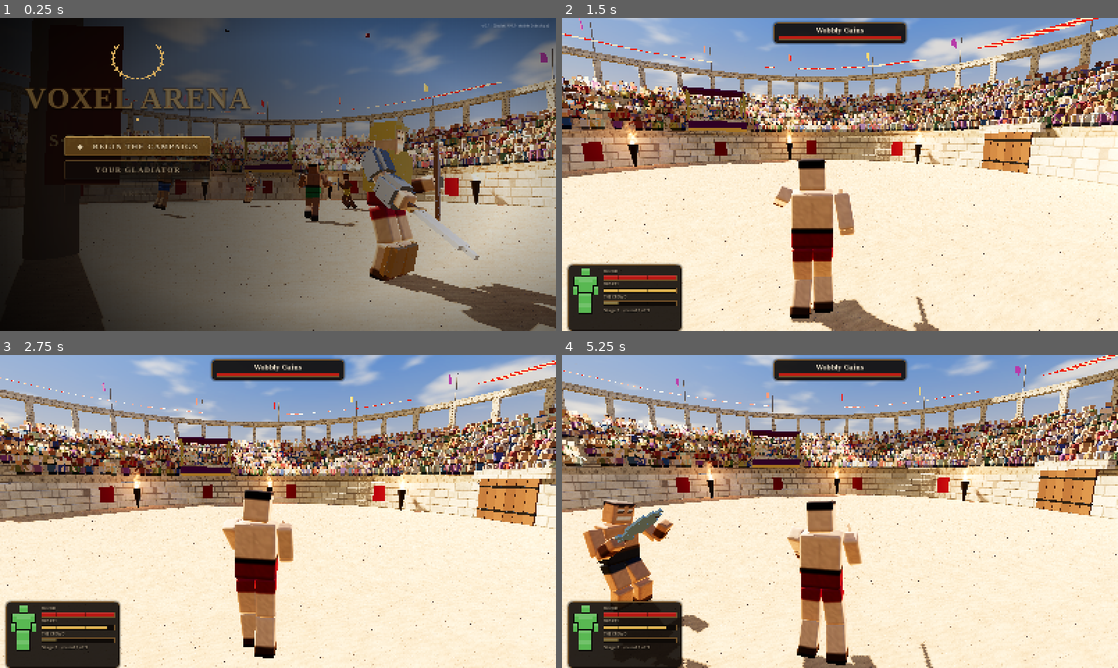
Above: before the commit, frames 1-4 (two rows, left to right).
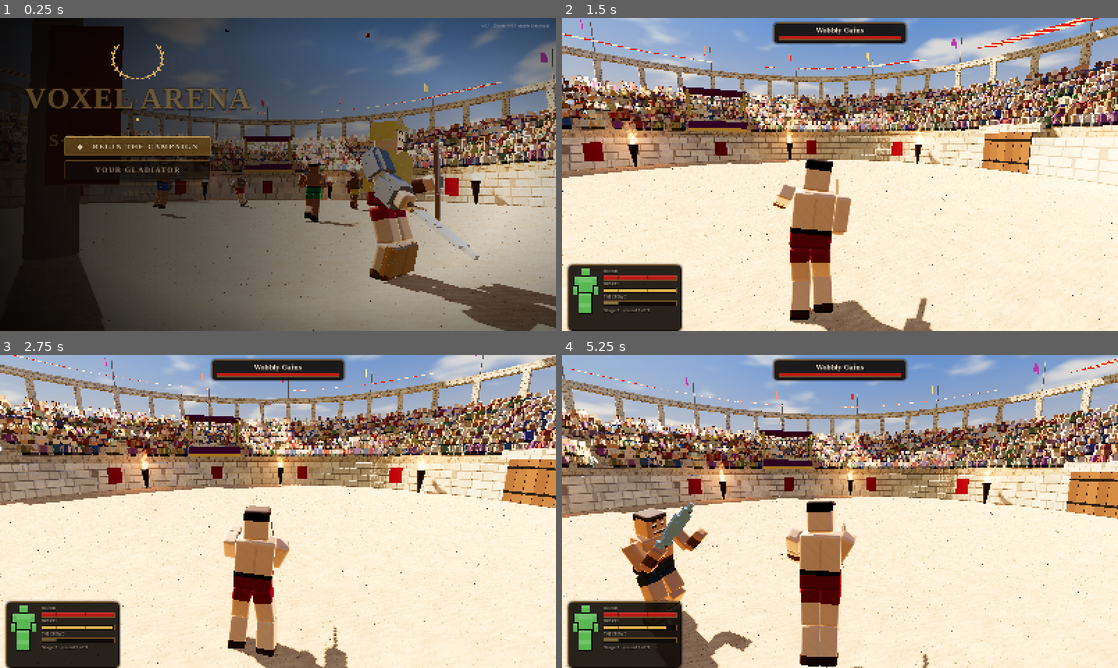
Above: after the commit, the same moments.

Repository: guymov217/Voxel_arena
Game: Godot game, scene res://scenes/main.tscn
The game is run twice, just before and just after one commit, with the same random seed, the same clock (stepped at 60 frames per second) and the same inputs.
Inputs (mouse positions are in pixels of both pictures, inside the frame that each line leads up to):
- Up to frame 1 (0.25 s): no input
- Up to frame 2 (1.5 s): click "◆ BEGIN THE CAMPAIGN" at 0.5 s; tap Enter at 1.25 s; move the mouse to (867, 174) at 1.27 s; hold Up from 1.28 s (still down); hold Y from 1.28 s (still down); click (867, 174) at 1.42 s
- Up to frame 3 (2.75 s): keep holding Up; tap Space (va_jump) at 1.52, 1.82, 2.27, 2.57 s; move the mouse to (250, 511) at 2.02 s; release Y at 2.03 s; tap Shift at 2.1 s; click (250, 511) at 2.17 s
- Up to frame 4 (5.25 s): keep holding Up; move the mouse to (851, 505) at 2.77 s; tap Ctrl at 2.85 s; click (851, 505) at 2.92 s; move the mouse to (834, 517) at 3.52 s; tap Alt at 3.6 s; click (834, 517) at 3.67 s; tap Space (va_jump) at 3.77, 4.07, 4.52, 4.82 s; move the mouse to (878, 514) at 4.27 s; tap Tab at 4.35 s; click (878, 514) at 4.42 s; move the mouse to (795, 508) at 5.02 s; tap Enter at 5.1 s; click (795, 508) at 5.17 s

The runs differ from the first frame. In frame 1, 1.0% of the frame differs, in the area x 28-91%, y 32-100%; in frame 2, 3.9%; in frame 3, 41%, in the area x 0-100%, y 0-100%; in frame 4, 33%.

Commit message:
Strong weapon control, near-90-degree reach, real thrusts, crisp skin
- Every weapon sweeps from the mouse to about 86 degrees either way, in
  one hand or two (spears about 70 around the look line)
- The torque turning a weapon and the hand's force grow with its heft,
  so heavy weapons follow the hands (warhammer tip 7 -> 11 m/s)
- Two-handed: the front hand is the pivot, ahead of its own shoulder,
  lower for a low guard, aside with the sweep; the off hand no longer
  blocks side swings, and two-handers reach a man on the sand
- Low guard brings the hands in so one-handers reach the sand too
- A thrust driven home along the blade lands with the body behind it
- Winding up and throwing: the hand grips the weapon hard
- Smooth skin: one relax pass, each face in its voxel's colour without
  the block grain, so features stay sharp

Co-Authored-By: Claude Opus 5.5 <noreply@anthropic.com>
Claude-Session: https://claude.ai/code/session_0169vQt8Mdc9kco4Ktq1HqZ7

Diff:
--- a/scripts/fighter/combat.gd
+++ b/scripts/fighter/combat.gd
@@ -264,6 +264,15 @@
 		J *= 0.15 + 0.85 * minf(1.0, swing / 3.5)
 		J *= 0.75 + 0.25 * minf(2.4, swing / 4.0)
 		heavy = clampf((swing - 4.0) / 6.0, 0.0, 1.0)
+		# A thrust is the whole body behind the point, not a hand's speed: driven home along the
+		# blade it lands far harder than its speed says (the web game's lunge).
+		var t_side: String = "R" if att.holder.weapons.R == att else "L"
+		var th: float = float(att.holder.thrust_amt.get(t_side, 0.0)) if "thrust_amt" in att.holder else 0.0
+		if th > 0.3 and g.type == "point":
+			var along := absf(closing.dot(PD.quat_of(att) * Vector3.UP))
+			if along > 0.5:
+				J = maxf(J, minf(55.0, (12.0 + 10.0 * th) * along * minf(1.0, swing / 2.0 + 0.4))) * (1.0 + 0.6 * th * along)
+				heavy = maxf(heavy, 0.4 * th)
 	elif is_weapon and att.thrown_t > 0.0 and not att.is_hazard:
 		# Thrown: the blow is its momentum, in proportion to how hard it was thrown (the speed
 		# it lands at) and to how heavy it is; a dagger stings, a hammer flattens.
--- a/scripts/fighter/fighter.gd
+++ b/scripts/fighter/fighter.gd
@@ -114,6 +114,7 @@
 var stance_h := 0.0     # the hip height the planted leg gives (world y of the torso)
 var hop_phase := 0.0   # on one leg he hops: 0..1 through each hop
 var cut_force := 99.0   # how hard the blow being dealt with cut (J x hardness x sharpness)
+var thrust_amt := {"R": 0.0, "L": 0.0}   # how far that hand is driving a thrust (0 none)
 var throw_pose := {"R": false, "L": false}   # a spear in the throwing hand, wound up or let go
 var thrust_aim := {"R": null, "L": null}   # {dir, k}: a thrust's point toward the crosshair
 var throw_anim = null            # {side, phase: "wind" | "follow", t}: the throwing arm's swing
@@ -1386,6 +1387,11 @@
 			weapon_joints.L.queue_free()
 			weapon_joints.L = null
 		two_handed = false
+	# Winding up a throw and letting it go, the hand closes hard on the weapon: it is held
+	# firm and drawn back with the arm instead of wobbling in the fist.
+	if winding or following:
+		strength *= 1.8
+	thrust_amt[side] = clampf(thrust, 0.0, 1.5) if down_hp == null else 0.0
 	var spear: bool = w != null and Weapon.flies_point_first(w.design) and held_item == null
 	throw_pose[side] = spear and down_hp == null and (winding or following)
 	if down_hp == null and (winding or following):
@@ -1469,10 +1475,17 @@
 	var dir = (target_w - shoulder_w).normalized()
 	if w and not w.is_shield and weapon_joints[side]:
 		var w_aim := weapon_aim(side, w, target_w, t_pos, yaw_q, inp, dt)
-		if side == "R" and two_handed and weapon_joints.L and (is_spear(w) or thrust_aim[side] != null) and not throw_pose[side]:
-			# A spear in both hands: the front hand sits ahead of its own shoulder on the line,
-			# the back hand behind it down the shaft, and a thrust drives both along it.
-			var front: Vector3 = t_pos + t_rot * shoulder.L + yaw_q * (Vector3(-0.08, -0.2, 0.4 + 0.3 * clampf(thrust, -1.0, 1.0)) * S)
+		if side == "R" and two_handed and weapon_joints.L and not throw_pose[side]:
+			# Both hands on one haft: the front hand is the pivot. It sits ahead of its own
+			# shoulder (lower for a low guard or a blow at a man on the sand, aside with the
+			# sweep), the back hand behind it down the shaft, and a thrust drives both along it.
+			# So the off hand is never stretched across the body, and the head goes wherever the
+			# mouse sends it, up, down or round.
+			var hp2: Dictionary = hand_input[side]
+			var hy2 := clampf(float(hp2.get("y", 0.0)), -1.6, 1.6)
+			var low2 := clampf((-hy2 - 0.3) / 1.0, 0.0, 1.0)
+			var high2 := clampf(hy2 / 1.4, 0.0, 1.0)
+			var front: Vector3 = t_pos + t_rot * shoulder.L + yaw_q * (Vector3(-0.08 - 0.1 * clampf(float(hp2.get("x", 0.0)), -2.0, 2.0) * 0.5, -0.2 - 0.3 * low2 + 0.25 * high2, 0.4 - 0.12 * low2 + 0.3 * clampf(thrust, -1.0, 1.0)) * S)
 			target_w = front - w_aim * (w.grip_off - w.grip_main)
 		var fore_q := w_aim * grip_q(w).inverse()
 		var fore_dir := fore_q * Vector3(0, -1, 0)
@@ -1534,7 +1547,7 @@
 	var kd := 2.1 * sqrt(300.0 * (0.5 + 0.5 * hnd)) * (1.1 if power else 1.0)
 	var F = ((hand_goal - hand_w) * (300.0 * (0.5 + 0.5 * hnd)) + (target_vel[side] - hand_vel) * kd) * m_eff
 	F.y += m_eff * gravity * minf(1.0, af * 1.2)
-	F = PD.clamp_len(F, 1150.0 * strength * MS * float(mods.strength) * (0.55 + 0.45 * hnd) * (1.0 + 0.35 * (1.0 - hnd)) * (2.2 if not w and jab_t[side] > 0.0 else 1.0))
+	F = PD.clamp_len(F, 1150.0 * strength * MS * float(mods.strength) * (0.55 + 0.45 * hnd) * (1.0 + 0.35 * (1.0 - hnd)) * (2.2 if not w and jab_t[side] > 0.0 else 1.0) * (1.0 + (0.08 * minf(8.0, w.mass) if w else 0.0)))
 	fore.apply_impulse(F * dt, hand_w - fore.global_position)
 	torso.apply_central_impulse(Vector3(-F.x * dt * 0.35, 0, -F.z * dt * 0.35))
 	if w and w.holder == self and not w.is_shield:
@@ -1726,7 +1739,10 @@
 	var hy := clampf(float(hp.get("y", 0.0)), -1.6, 1.6)
 	var y := (-0.08 + (hy * 0.42 if hy >= 0.0 else -0.3 * minf(0.4, -hy) - (0.6 if fist > 0.0 else 0.4) * maxf(0.0, -hy - 0.4))) * S
 	var cross: float = maxf(0.0, -float(hp.get("x", 0.0))) if side == "R" else maxf(0.0, float(hp.get("x", 0.0)))
-	var z := (0.40 + fist + thrust * 0.4 + 0.1 * minf(1.0, cross / 1.5)) * S
+	# A low guard or a blow at a man on the sand: the hands come in under the shoulders, so
+	# the blade can hang point down in front instead of being held out level.
+	var low := clampf((-hy - 0.5) / 0.9, 0.0, 1.0) if fist == 0.0 else 0.0
+	var z := (0.40 + fist + thrust * 0.4 + 0.1 * minf(1.0, cross / 1.5) - 0.2 * low) * S
 	var d := Vector3(x + (0.1 if side == "R" else -0.1) * S, y, z)
 	d = PD.clamp_len(d, (UPPER_LEN + FORE_LEN) * 0.97 * S if fist > 0.0 and jab_t[side] > 0.0 else arm_reach)
 	return d + sh
@@ -1746,11 +1762,11 @@
 	if flat.length_squared() < 1e-4:
 		flat = Vector3(0, 0, 1)
 	flat = flat.normalized()
-	if two_handed and side == "R" and not is_spear(w):
-		# Both hands on the haft: the hands stay in front of the chest and the wrists and
-		# forearms carry the blade round, so its sweep comes from the mouse itself (well past
-		# 80 degrees either way), not from how far across the body the hands can get.
-		var sweep := -clampf(float(hand_input[side].get("x", 0.0)), -2.0, 2.0) * 0.72
+	if not is_spear(w):
+		# The sweep comes from the mouse itself, the wrists and forearms carrying the blade round
+		# (near 90 degrees either way), not from how far the hands can get: in one hand or two,
+		# light or heavy, every blade sweeps as wide.
+		var sweep := -clampf(float(hand_input[side].get("x", 0.0)), -2.0, 2.0) * 0.75
 		flat = Vector3(sin(sweep), 0, cos(sweep))
 	var axis := yaw_q * Vector3(flat.x * cos(elev), sin(elev), flat.z * cos(elev))
 	if is_spear(w) and not throw_pose[side]:
@@ -1763,10 +1779,10 @@
 			var pt := clampf(float(lk.get("pitch", 0.0)), -0.9, 0.9) * 0.8
 			base = Vector3(sin(float(lk.yaw)) * cos(pt), sin(pt), cos(float(lk.yaw)) * cos(pt))
 		var hx := clampf(float(hand_input[side].get("x", 0.0)), -2.0, 2.0)
-		axis = base.rotated(Vector3.UP, -hx * 0.3)
+		axis = base.rotated(Vector3.UP, -hx * 0.6)
 		var side_ax := axis.cross(Vector3.UP).normalized()
 		if side_ax.length_squared() > 1e-4:
-			axis = axis.rotated(side_ax, clampf(hy, -1.6, 1.6) * 0.35).normalized()
+			axis = axis.rotated(side_ax, clampf(hy, -1.6, 1.6) * 0.55).normalized()
 	var ta = thrust_aim[side]
 	if ta != null:
 		axis = axis.slerp(ta.dir, ta.k).normalized()
@@ -1820,7 +1836,11 @@
 	var along := rot * Vector3(0, -1, 0)
 	var twist_a := along * alpha.dot(along)
 	var tq := PD.torque_for(fore, alpha - twist_a, i_asm / PD.inertia_of(fore)) + PD.torque_for(fore, twist_a, 1.5)
-	tq = PD.clamp_len(tq, 90.0 * strength * MS * S * float(mods.strength))
+	# A fighter puts his body into a heavy weapon: the torque he can turn it with grows with how
+	# hard it is to turn (a hammer head far out on its haft), so it moves with his hands under
+	# control instead of trailing behind them.
+	var heft := clampf(i_wpn / (MS * S * S * 0.6), 0.0, 6.0)
+	tq = PD.clamp_len(tq, 90.0 * strength * MS * S * float(mods.strength) * (1.0 + 0.45 * heft))
 	var mg := w.mass * gravity * minf(1.0, strength * 2.0)
 	tq += Vector3(-lever.z * mg, 0, lever.x * mg)
 	var f := i_fore / i_asm
@@ -1882,7 +1902,8 @@
 	var i_ax := maxf(1e-4, la.x * la.x * w.inertia.x + la.y * la.y * w.inertia.y + la.z * la.z * w.inertia.z)
 	var wn := 22.0
 	var t := (ang * wn * wn - spin * 2.0 * wn) * i_ax
-	t = clampf(t, -14.0 * maxf(0.3, strength) * MS * S, 14.0 * maxf(0.3, strength) * MS * S)
+	var grip_k := 3.0 if throw_pose[side] or (throw_anim != null and throw_anim.side == side) else 1.0
+	t = clampf(t, -14.0 * grip_k * maxf(0.3, strength) * MS * S, 14.0 * grip_k * maxf(0.3, strength) * MS * S)
 	w.apply_torque_impulse(ax * t * dt)
 	fore.apply_torque_impulse(-ax * t * dt)
 
--- a/scripts/voxel/skin.gd
+++ b/scripts/voxel/skin.gd
@@ -5,8 +5,9 @@
 ## where the surface crosses that cell's edges, relaxed toward its neighbours a couple of times;
 ## a quad across every voxel face between solid and empty; colours from the voxels around.
 
-const RELAX := 2          # smoothing passes
-const RELAX_K := 0.5      # how far each pass pulls a vertex toward its neighbours' mean
+const RELAX := 1          # smoothing passes (one keeps the shape crisp, more turns it to soap)
+const RELAX_K := 0.55     # how far each pass pulls a vertex toward its neighbours' mean
+const CRISP := true       # each face in the colour of the voxel under it: sharp colour borders
 
 ## The skin of `part`'s living voxels, leaving out the ones `skip` holds (a hinged jaw drawn on
 ## its own). Null when nothing is left to draw.
@@ -66,6 +67,7 @@
 				cell.append(base)
 	# Quads: a solid voxel next to an empty one across +x, +y or +z.
 	var idx := PackedInt32Array()
+	var qcol := PackedInt32Array()   # the solid voxel each quad covers
 	var nb := []
 	nb.resize(verts.size())
 	for i in nb.size():
@@ -104,6 +106,7 @@
 						idx.append_array([q[0], q[2], q[1], q[0], q[3], q[2]])
 					else:
 						idx.append_array([q[0], q[1], q[2], q[0], q[2], q[3]])
+					qcol.append(who[k] if a else who[k2])
 					for s in 4:
 						var p0: int = q[s]
 						var p1: int = q[(s + 1) % 4]
@@ -155,6 +158,37 @@
 		norms[idx[t + 2]] += fn
 	for i in norms.size():
 		norms[i] = norms[i].normalized() if norms[i].length_squared() > 1e-12 else Vector3.UP
+	if CRISP:
+		# Every quad its own four corners, in its voxel's colour (the shape and the shading
+		# stay smooth, shared normals; only the colour no longer runs from voxel to voxel).
+		var v2 := PackedVector3Array()
+		var n2 := PackedVector3Array()
+		var c2 := PackedColorArray()
+		var i2 := PackedInt32Array()
+		v2.resize(qcol.size() * 4)
+		n2.resize(qcol.size() * 4)
+		c2.resize(qcol.size() * 4)
+		i2.resize(idx.size())
+		for qi in qcol.size():
+			var vi: int = qcol[qi]
+			var col: Color = part.colors[vi] / part.grain(vi)
+			col.a = 1.0
+			var t := qi * 6
+			# The quad's two triangles keep their winding; its four corners are copied.
+			var local := {}
+			for j in 6:
+				var o: int = idx[t + j]
+				if not local.has(o):
+					var nv := qi * 4 + local.size()
+					local[o] = nv
+					v2[nv] = verts[o]
+					n2[nv] = norms[o]
+					c2[nv] = col
+				i2[t + j] = local[o]
+		verts = v2
+		norms = n2
+		cols = c2
+		idx = i2
 	var arr := []
 	arr.resize(Mesh.ARRAY_MAX)
 	arr[Mesh.ARRAY_VERTEX] = verts
--- a/scripts/voxel/voxel_part.gd
+++ b/scripts/voxel/voxel_part.gd
@@ -104,7 +104,7 @@
 		fx[i] = int(v[0]); fy[i] = int(v[1]); fz[i] = int(v[2])
 		# A little grain voxel to voxel (skin, cloth and fur are never one flat colour).
 		var c: Color = v[3]
-		var k := 1.0 + (float(hash(Vector3i(fx[i], fy[i], fz[i]) + Vector3i(dims.x, dims.y, dims.z) * 131) % 1000) / 1000.0 - 0.5) * 0.09
+		var k := grain(i)
 		colors[i] = Color(clampf(c.r * k, 0.0, 1.0), clampf(c.g * k, 0.0, 1.0), clampf(c.b * k, 0.0, 1.0), 1.0)
 		bone[i] = 1 if v[4] else 0
 		alive[i] = 1
@@ -126,6 +126,11 @@
 	main_shape.shape = box
 	add_child(main_shape)
 	_build_mesh()
+
+## The little brightness grain voxel to voxel (skin, cloth and fur are never one flat colour on
+## blocks); the smooth skin takes it back out.
+func grain(i: int) -> float:
+	return 1.0 + (float(hash(Vector3i(fx[i], fy[i], fz[i]) + Vector3i(dims.x, dims.y, dims.z) * 131) % 1000) / 1000.0 - 0.5) * 0.09
 
 static func _v3(a) -> Vector3:
 	return Vector3(float(a[0]), float(a[1]), float(a[2]))
